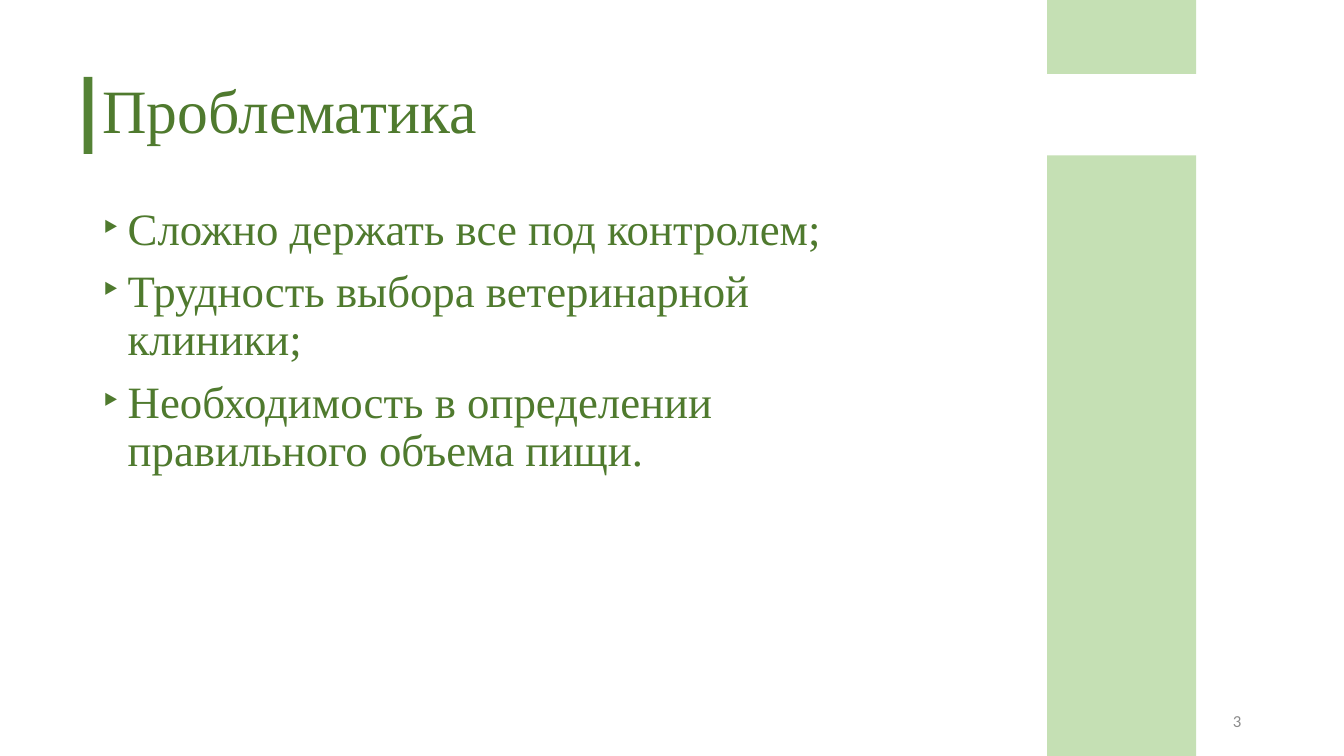
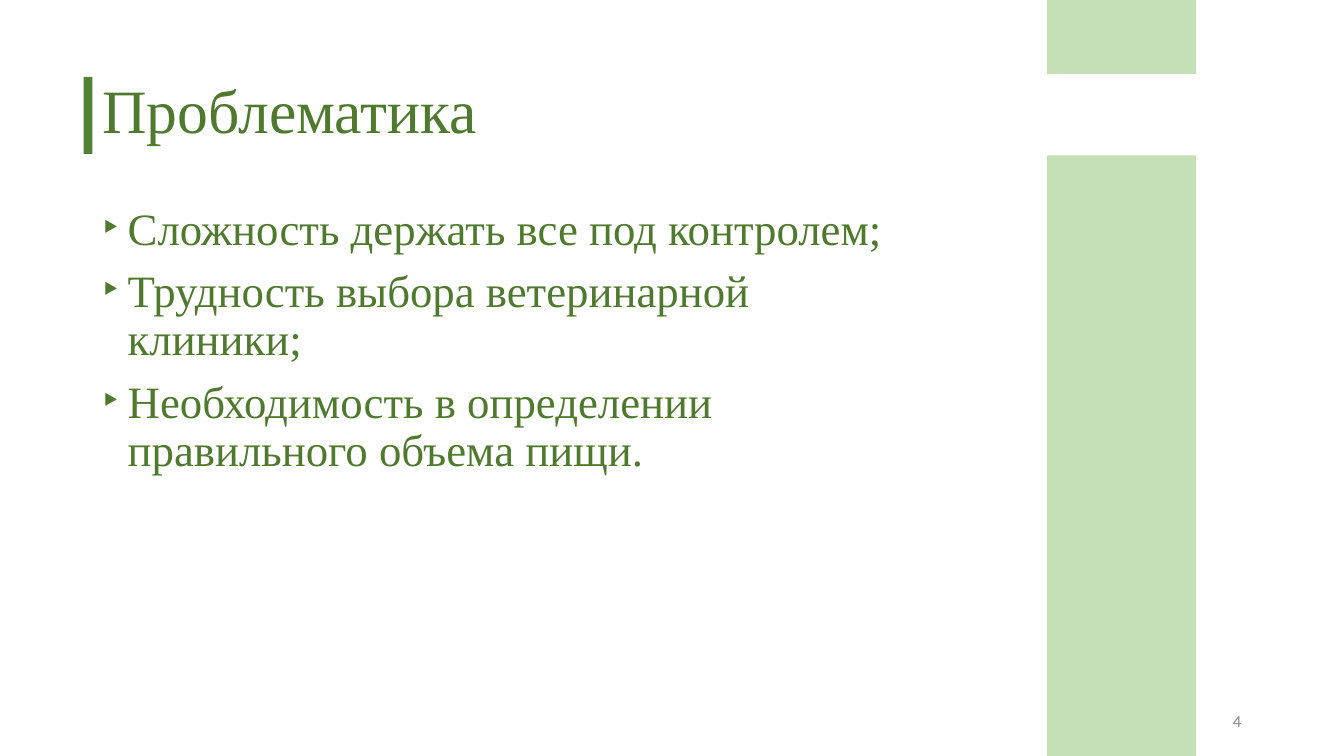
Before and after one commit to polyafedosova/TP-5.2-5, a slide deck: slide 4 of Documentation/Презентация.pptx (slide 3 before the commit). Drawn at 1344x756 pixels with LibreOffice and Linux fonts; fonts in the diff are those of the drawing. Boxes give left, top, right and bottom in pixels: in the first picture for what was removed or moved away, otherwise in the second. Text is boxed around its words. In the diff, an @@ line names an element or a change of style, - is before the commit and + after.

```diff
--- a/Documentation/Презентация.pptx
+++ b/Documentation/Презентация.pptx
@@ text at (128,215,881,254): text changed @@
-‣ Сложно держать все под контролем;
+‣ Сложность держать все под контролем;
@@ page number at (1233,716,1241,727): text changed @@
-3
+4
```
Also in this commit, not shown: 6 other slides changed, 9 slides added, 11 slides removed.
